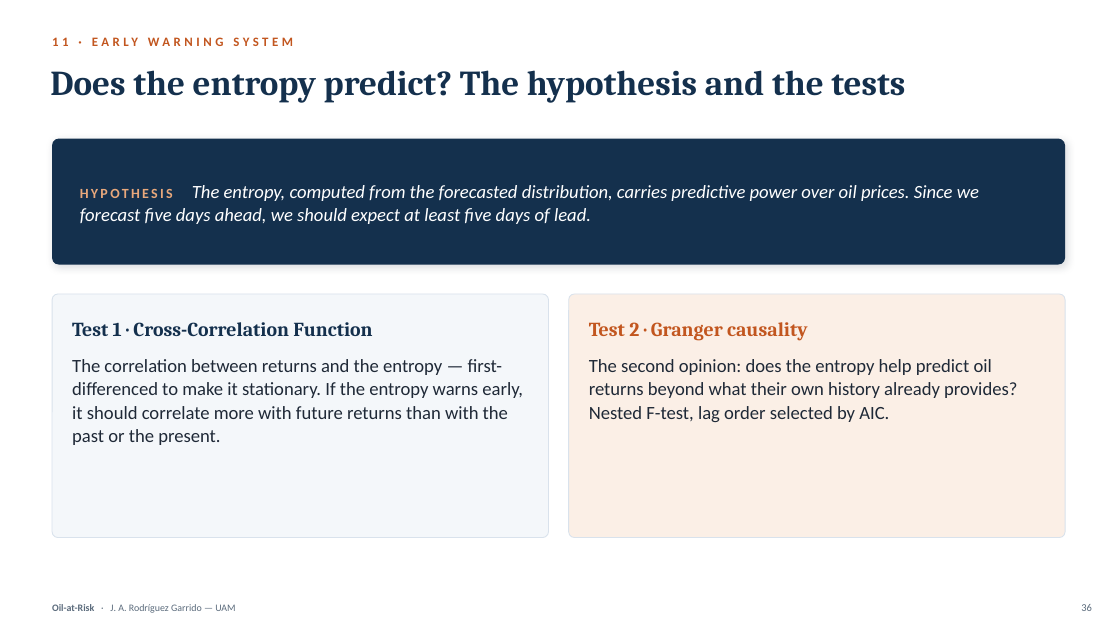
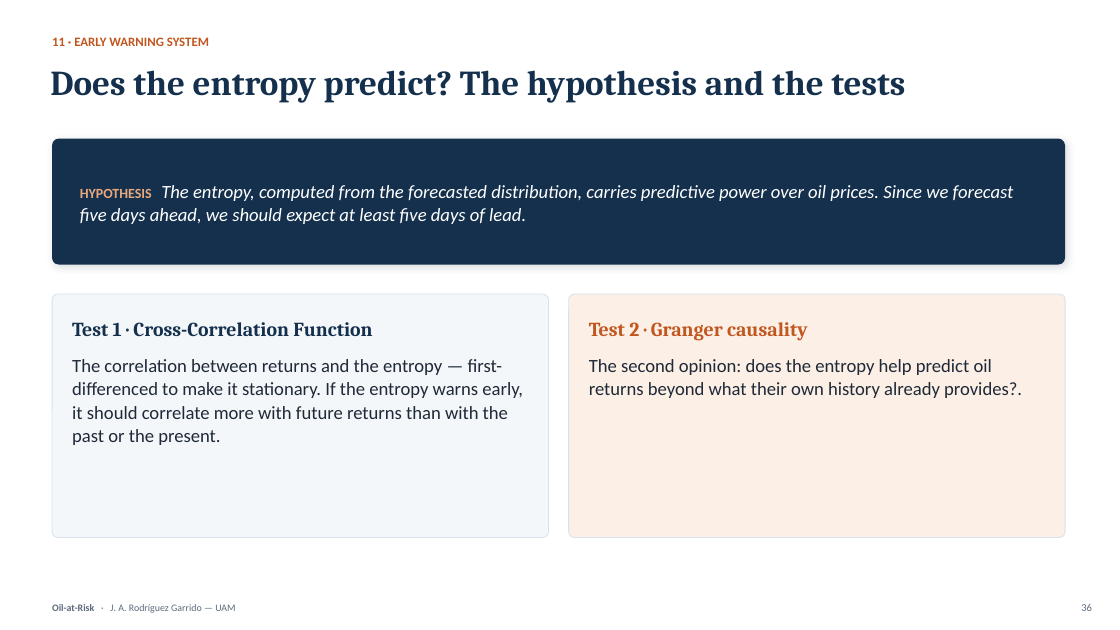
Before and after one commit to Alejandro-bot-one/Oil-at-Risk, a slide deck: slide 35 of deliverable/presentation/Oil-at-Risk_Defense.pptx (slide 36 before the commit). Drawn at 1120x630 pixels with LibreOffice and Linux fonts; fonts in the diff are those of the drawing. Boxes give left, top, right and bottom in pixels: in the first picture for what was removed or moved away, otherwise in the second. Text is boxed around its words. In the diff, an @@ line names an element or a change of style, - is before the commit and + after.

```diff
--- a/deliverable/presentation/Oil-at-Risk_Defense.pptx
+++ b/deliverable/presentation/Oil-at-Risk_Defense.pptx
@@ text "11 · EARLY WARNING SYSTEM" at bbox=[52, 37, 209, 46]: letter spacing 3 to 0 pt @@
@@ text "HYPOTHESIS The entropy, computed from ..." at bbox=[80, 185, 1014, 224]: letter spacing 2 to 0 pt in "HYPOTHESIS" @@
@@ text at bbox=[589, 359, 1022, 398]: text changed @@
-The second opinion: does the entropy help predict oil returns beyond what their own history already provides? Nested F-test, lag order selected by AIC.
+The second opinion: does the entropy help predict oil returns beyond what their own history already provides?.
```
Also in this commit, not shown: 63 other slides changed, 5 slides added, 1 slide removed, 10 other files.
